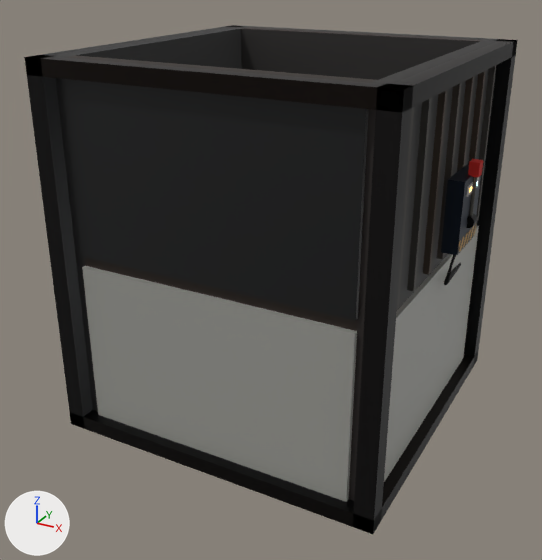
Before and after pictures for a commit that changed the glTF model game/assets/models/chutes/chute_dropper_down.glb.
Both versions are drawn from a 50 mm camera at (1.8, -3.49, 1.45) aimed at (-0.04, -0.16, -0.22). Lighting does not change. The marker at lower left points along +X, +Y and +Z. The picture after the commit comes second. Vertices at exactly the same position are counted once.

Names of what the first picture shows: 'Frame' and 1 more.
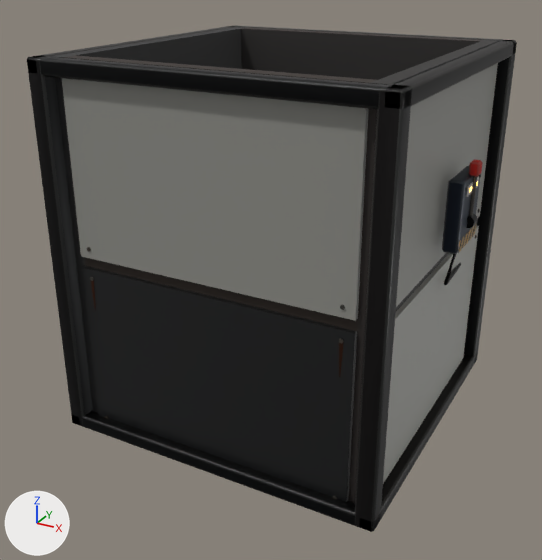
Location of each change, (x1, y1, x2, y2) in pixels of the pictures (542 x 560 px; the box of a moved part takes in the faces that stretch with it):
'Frame', reshaped
    before: (24, 25, 518, 534)
    after: (27, 26, 517, 532)
part 1 of me_chute_dropperdown__frame, added
    after: (396, 63, 498, 307)
part 2 of me_chute_dropperdown__frame, moved or reshaped (not visible afterwards)
    before: (457, 77, 474, 172)
part 3 of me_chute_dropperdown__frame, moved or reshaped (not visible afterwards)
    before: (437, 83, 462, 259)
part 4 of me_chute_dropperdown__frame, moved or reshaped (not visible afterwards)
    before: (423, 90, 447, 275)
part 5 of me_chute_dropperdown__frame, moved or reshaped (not visible afterwards)
    before: (407, 98, 432, 291)
part 6 of me_chute_dropperdown__frame, moved or reshaped (not visible afterwards)
    before: (397, 107, 414, 309)
part 7 of me_chute_dropperdown__frame, rebuilt
    before: (441, 165, 481, 255)
    after: (442, 166, 481, 254)
part 8 of me_chute_dropperdown__frame, deleted
    before: (468, 71, 486, 165)
part 9 of me_chute_dropperdown__frame, reshaped
    before: (24, 25, 518, 534)
    after: (27, 26, 517, 532)
part 10 of me_chute_dropperdown__frame, recoloured
    both: (62, 79, 479, 502)

The change, as a list of edits to the scene's bpy script:
```text
Change me_chute_dropperdown__frame:
    used by ob_frame; location = (0.0, 0.0, 0.0)
    remove me_chute_dropperdown__frame.from_pydata(...)  # 322 vertices, 503 faces; spans x -0.91..0.98, y -0.91..0.91, z -1.0..1.0
    add me_chute_dropperdown__frame.from_pydata(...)  # 910 vertices, 1429 faces; spans x -0.91..0.98, y -0.91..0.91, z -1.0..1.0
    me_chute_dropperdown__frame part 1: a new loose piece, a box spanning x 0.83..0.854, y -0.75..0.75, z 0.03..0.97, in mat_m_convpanel
    me_chute_dropperdown__frame part 2: the loose piece of 8 vertices spanning x 0.83..0.86, y 0.2..0.23, z 0.03..0.97 is turned 180 degrees about the z axis through the mesh origin
    me_chute_dropperdown__frame part 3: the loose piece of 8 vertices spanning x 0.83..0.86, y -0.01..0.01, z 0.03..0.97 is turned 180 degrees about the z axis through the mesh origin
    me_chute_dropperdown__frame part 4: the loose piece of 8 vertices spanning x 0.83..0.86, y -0.23..-0.2, z 0.03..0.97 is turned 180 degrees about the z axis through the mesh origin
    me_chute_dropperdown__frame part 5: the loose piece of 8 vertices spanning x 0.83..0.86, y -0.45..-0.43, z 0.03..0.97 is turned 180 degrees about the z axis through the mesh origin
    me_chute_dropperdown__frame part 6: the loose piece of 8 vertices spanning x 0.83..0.86, y -0.68..-0.65, z 0.03..0.97 is turned 180 degrees about the z axis through the mesh origin
    me_chute_dropperdown__frame part 7: the loose piece of 8 vertices spanning x 0.89..0.97, y -0.15..0.15, z 0.12..0.48 is rebuilt with 24 vertices and now spans x 0.89..0.97, y -0.15..0.15, z 0.12..0.48
    me_chute_dropperdown__frame part 8: the loose piece of 8 vertices spanning x 0.83..0.86, y 0.43..0.45, z 0.03..0.97 is deleted
    me_chute_dropperdown__frame part 9: 88 vertices removed from x -0.91..0.91, y -0.91..0.91, z -1.0..1.0; 644 vertices added at x -0.91..0.98, y -0.91..0.91, z -1.0..1.0
    me_chute_dropperdown__frame part 10: 117 kept faces spanning x -0.85..0.98, y -0.85..0.85, z -0.97..0.97 get new vertex colours
    other edits to the shape of me_chute_dropperdown__frame do not show in these pictures
    remove me_chute_dropperdown__frame.materials.append(mat_m_convrubber)
    remove me_chute_dropperdown__frame.materials.append(mat_m_propcyanglow)
```
